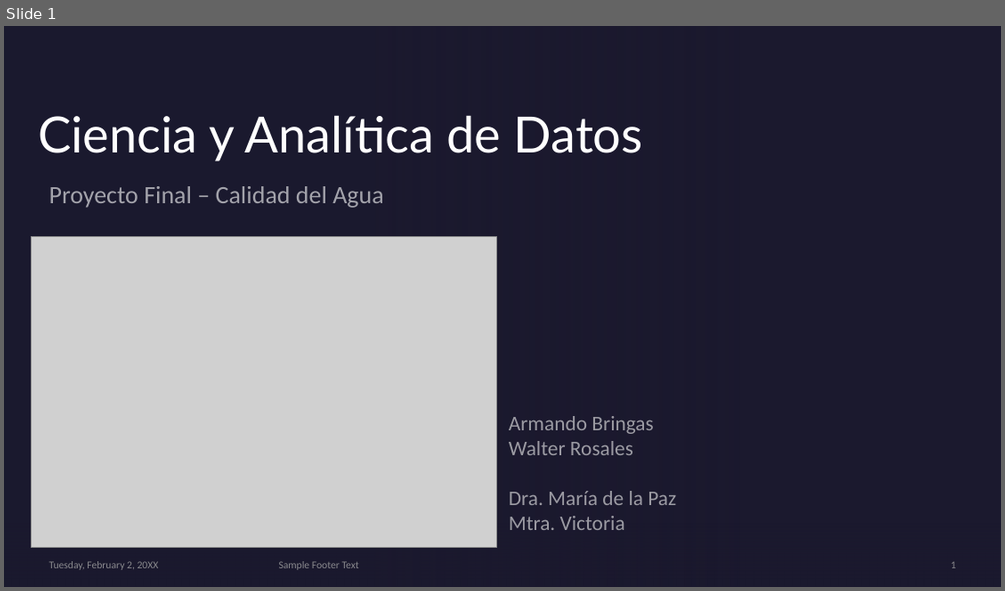
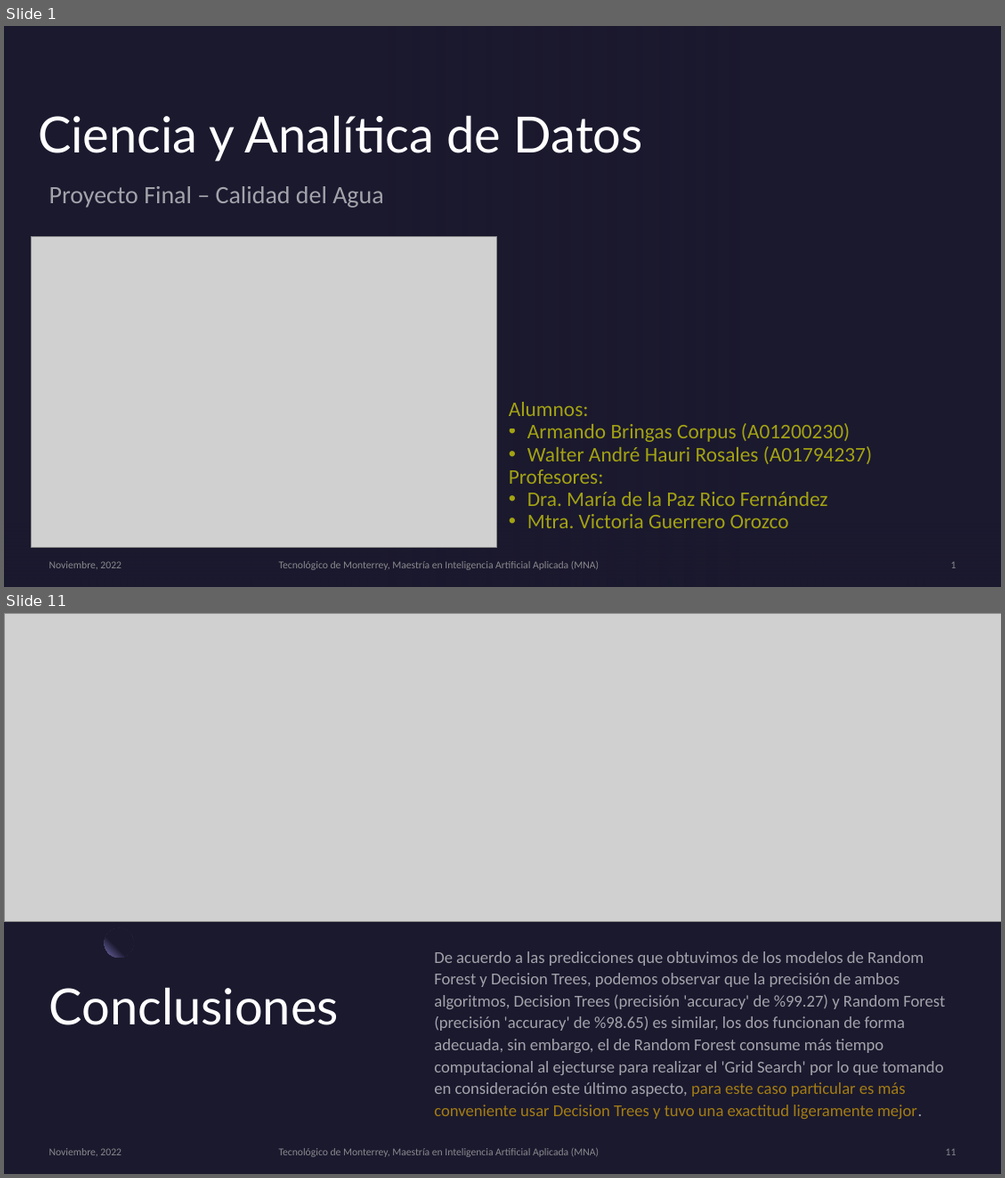
Before and after one commit to PosgradoMNA/actividades-del-projecto-Equipo-100-Oraculos-de-Delfos, a slide deck: Proyecto_Final/Presentación_Final.pptx. Shown one above the other, each under a label of ours: slide 1 before the commit, slides 1 and 11 after it; the slides between them are not shown. The pictures are 1005x591 and 1005x1178 pixels, drawn with LibreOffice and Linux fonts; fonts in the diff are those of the drawing; grey boxes stand for pictures; background and template pictures are left out. Boxes give left, top, right and bottom in pixels: in the first picture for what was removed or moved away, otherwise in the second. Text is boxed around its words. In the diff, an @@ line names an element or a change of style, - is before the commit and + after.

```diff
--- a/Proyecto_Final/Presentación_Final.pptx
+++ b/Proyecto_Final/Presentación_Final.pptx
@@ slide 11 added at (4, 613, 1001, 1174), background #1B192E @@
@@ picture added at (4, 613, 1001, 922) @@
@@ ellipse added at (105, 928, 133, 957), fill gradient #1B192E to #7771B2 @@
@@ text added at (434, 951, 945, 1119), 16 pt, text #FFFFFF at 60% opacity @@
+De acuerdo a las predicciones que obtuvimos de los modelos de Random Forest y Decision Trees, podemos observar que la precisión de ambos algoritmos, Decision Trees (precisión 'accuracy' de %99.27) y Random Forest (precisión 'accuracy' de %98.65) es similar, los dos funcionan de forma adecuada, sin embargo, el de Random Forest consume más tiempo computacional al ejecturse para realizar el 'Grid Search' por lo que tomando en consideración este último aspecto, para este caso particular es más conveniente usar Decision Trees y tuvo una exactitud ligeramente mejor.
@@ title added at (49, 987, 339, 1025), 48 pt, text #FFFFFF @@
+Conclusiones
@@ text added at (49, 1148, 121, 1156), 10 pt, text #A6A6A6 at 80% opacity @@
+Noviembre, 2022
@@ text added at (279, 1148, 599, 1157), 10 pt, text #A6A6A6 at 80% opacity @@
+Tecnológico de Monterrey, Maestría en Inteligencia Artificial Aplicada (MNA)
@@ page number added at (946, 1149, 956, 1155), 10 pt, text #A6A6A6 at 80% opacity @@
+11
@@ slide 1 changed as well @@
@@ text at (509, 402, 872, 528): text changed; text colour #F2F2F2 at 60% opacity to #FFFF00 at 60% opacity @@
-Armando Bringas
-Walter Rosales
-Dra. María de la Paz
-Mtra. Victoria
+Alumnos:
+• Armando Bringas Corpus (A01200230)
+• Walter André Hauri Rosales (A01794237)
+Profesores:
+• Dra. María de la Paz Rico Fernández
+• Mtra. Victoria Guerrero Orozco
@@ text at (49, 561, 121, 569): text changed @@
-Tuesday, February 2, 20XX
+Noviembre, 2022
@@ text at (279, 561, 599, 570): text changed @@
-Sample Footer Text
+Tecnológico de Monterrey, Maestría en Inteligencia Artificial Aplicada (MNA)
```
Also in this commit, not shown: 1 other slide changed, 8 other slides added, 9 slides removed, 6 other files.
